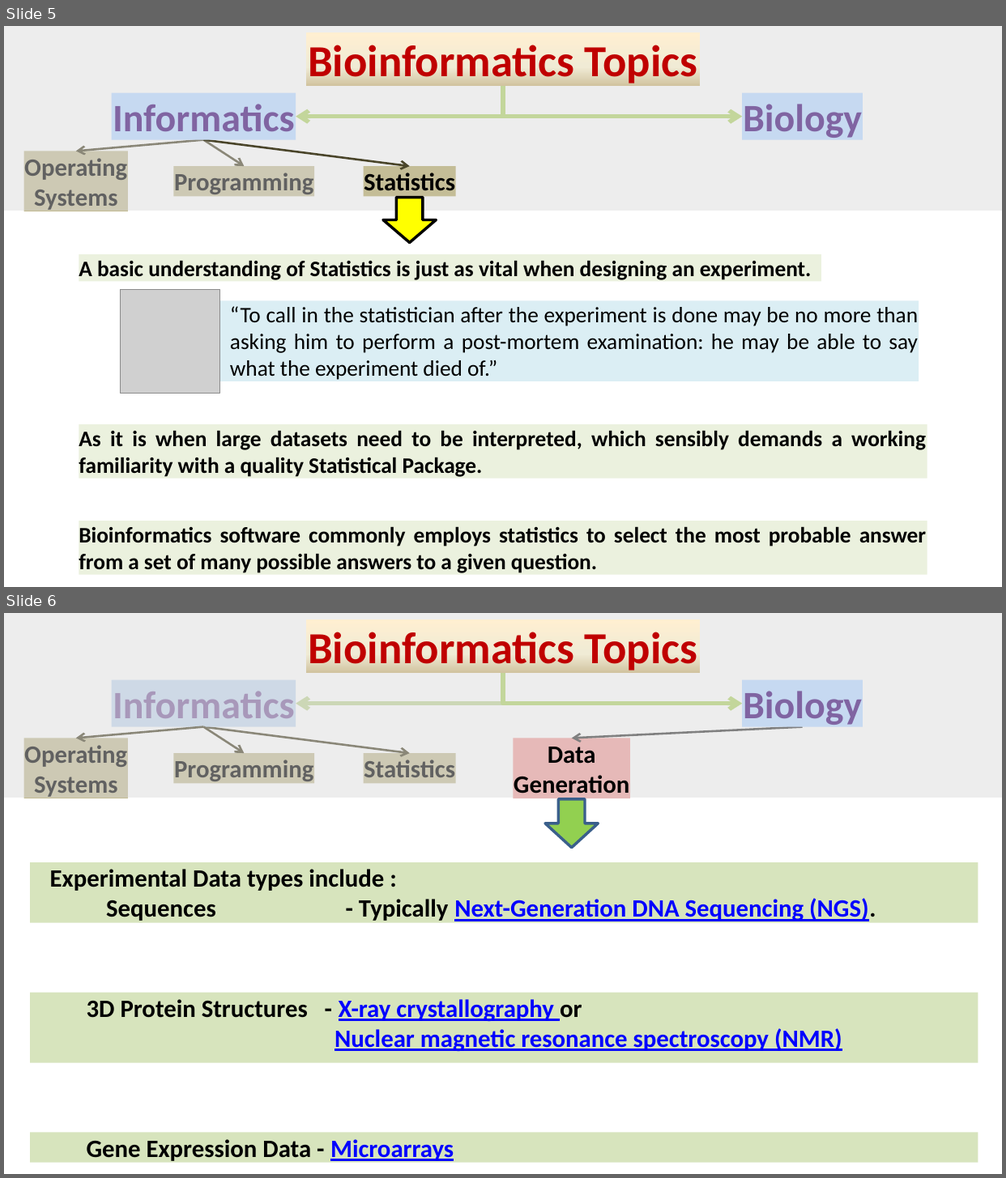
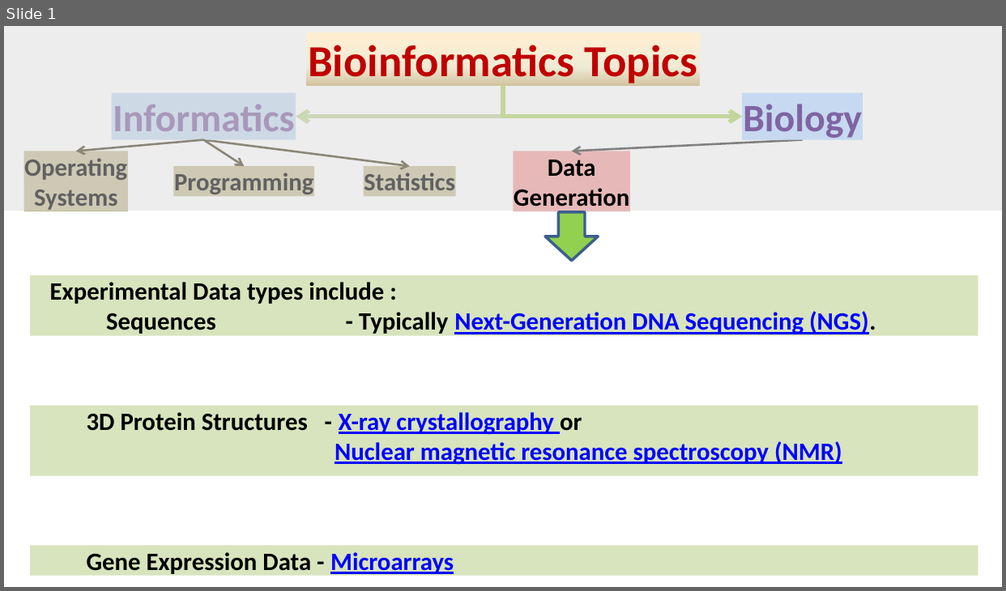
Before and after one commit to BioinformaticsTraining/Introduction-to-Bioinformatics, a slide deck: Presentations/01-Bioinformatics_Topics_Full/Part01/01-Bioinformatics_Topics-p1.pptx. Shown one above the other, each under a label of ours: slides 5 and 6 before the commit, slide 1 after it. The pictures are 1006x1178 and 1006x591 pixels, drawn with LibreOffice and Linux fonts; fonts in the diff are those of the drawing; grey boxes stand for pictures. Boxes give left, top, right and bottom in pixels: in the first picture for what was removed or moved away, otherwise in the second. Text is boxed around its words. In the diff, an @@ line names an element or a change of style, - is before the commit and + after.

```diff
--- a/Presentations/01-Bioinformatics_Topics_Full/Part01/01-Bioinformatics_Topics-p1.pptx
+++ b/Presentations/01-Bioinformatics_Topics_Full/Part01/01-Bioinformatics_Topics-p1.pptx
@@ slide 5 removed at <box>4,26,1002,587</box>, background #FFFFFF @@
@@ rectangle removed at <box>4,26,1002,211</box> @@
@@ rectangle removed at <box>306,32,701,86</box> @@
-Bioinformatics Topics
@@ rectangle removed at <box>112,93,296,139</box> @@
-Informatics
@@ elbow arrow removed from (503, 86) to (296, 117) @@
@@ elbow arrow removed from (503, 86) to (743, 117) @@
@@ rectangle removed at <box>743,93,863,139</box> @@
-Biology
@@ arrow removed from (203, 139) to (76, 151) @@
@@ arrow removed from (203, 139) to (245, 167) @@
@@ arrow removed from (203, 139) to (409, 167) @@
@@ rectangle removed at <box>24,151,128,211</box> @@
-Operating
-Systems
@@ rectangle removed at <box>173,167,314,197</box> @@
-Programming
@@ rectangle removed at <box>364,167,456,197</box> @@
-Statistics
@@ down arrow removed at <box>383,198,436,242</box> @@
@@ rectangle removed at <box>79,254,821,281</box> @@
-A basic understanding of Statistics is just as vital when designing an experiment.
@@ picture removed at <box>121,289,220,392</box> @@
@@ rectangle removed at <box>220,301,919,382</box> @@
-“To call in the statistician after the experiment is done may be no more than asking him to perform a post-mortem examination: he may be able to say what the experiment died of.”
@@ rectangle removed at <box>79,425,927,479</box> @@
-As it is when large datasets need to be interpreted, which sensibly demands a working familiarity with a quality Statistical Package.
@@ rectangle removed at <box>79,521,927,575</box> @@
-Bioinformatics software commonly employs statistics to select the most probable answer from a set of many possible answers to a given question.
@@ what was slide 6 is now slide 1 @@
```
Also in this commit, not shown: 4 other slides removed, 7 other files.
